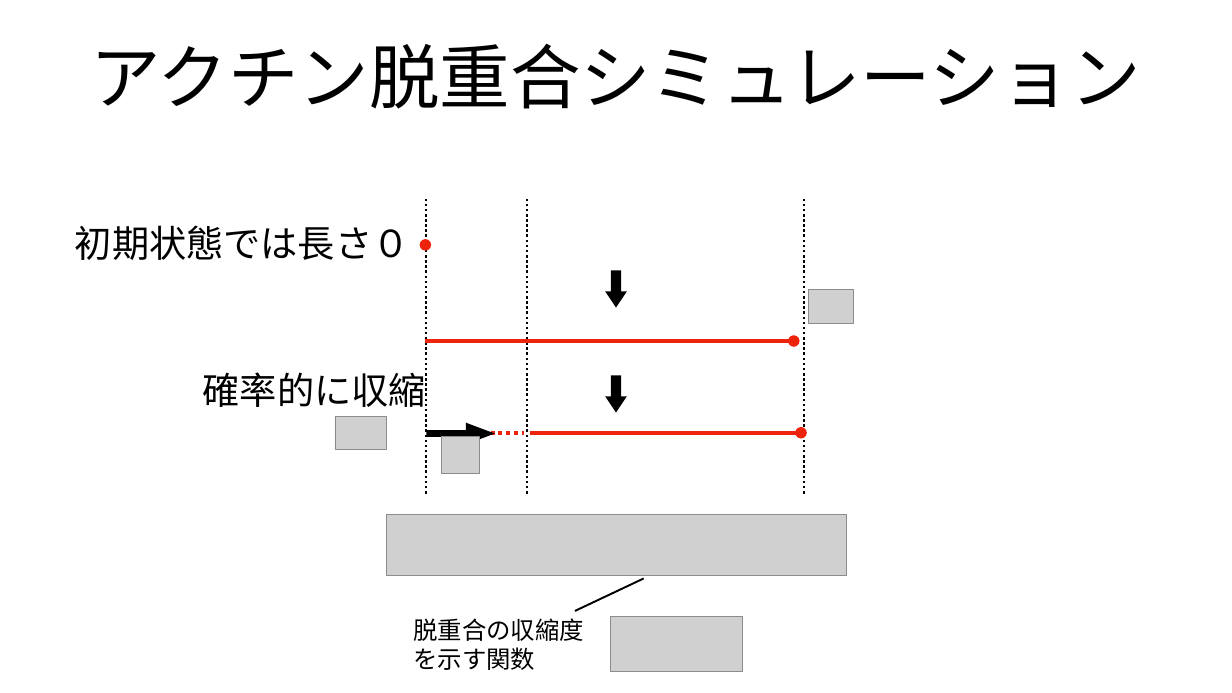
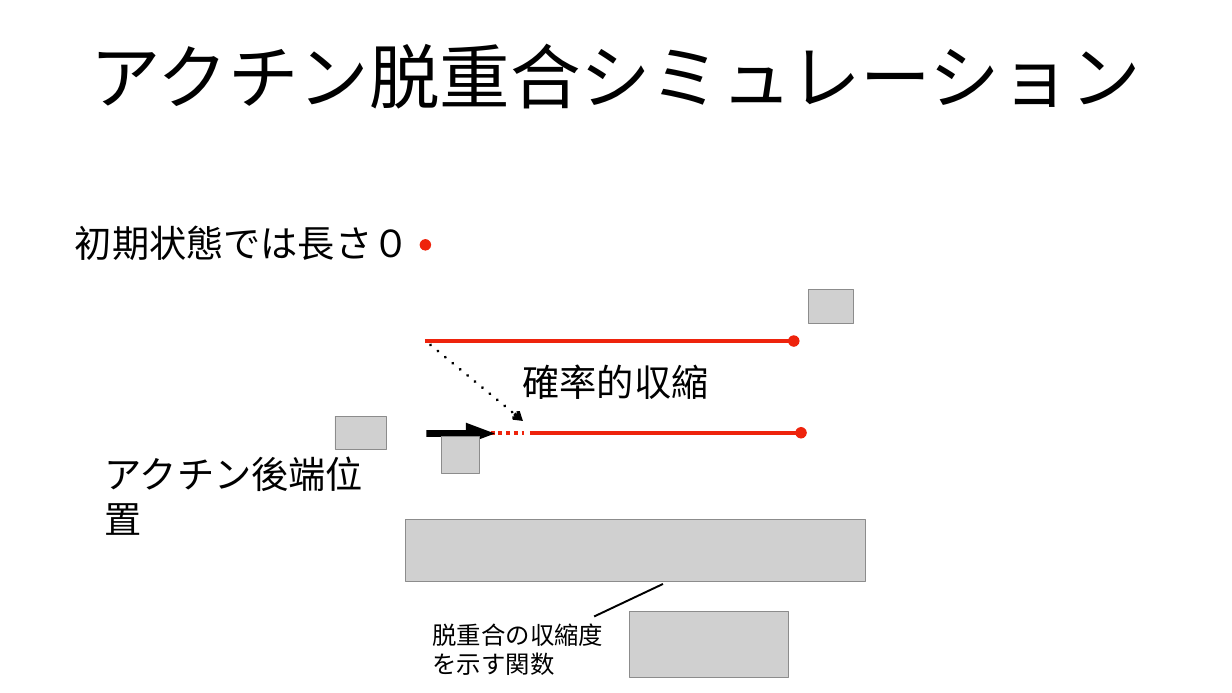
Before and after one commit to tokumaga81/ackera, a slide deck: slide 17 of tokunaga_mp.pptx. Drawn at 1232x693 pixels with LibreOffice and Linux fonts; fonts in the diff are those of the drawing; grey boxes stand for pictures. Boxes give left, top, right and bottom in pixels: in the first picture for what was removed or moved away, otherwise in the second. Text is boxed around its words. In the diff, an @@ line names an element or a change of style, - is before the commit and + after.

```diff
--- a/tokunaga_mp.pptx
+++ b/tokunaga_mp.pptx
@@ line removed from (426, 493) to (426, 198) @@
@@ line removed from (527, 493) to (527, 198) @@
@@ line removed from (804, 493) to (804, 198) @@
@@ right arrow removed at bbox=[605, 270, 627, 307] @@
@@ arrow added from (431, 345) to (523, 421), #000000 5 pt @@
@@ text at bbox=[523, 364, 709, 399]: text changed @@
-確率的に収縮
+確率的収縮
@@ right arrow removed at bbox=[605, 375, 627, 412] @@
@@ text added at bbox=[105, 456, 363, 535], 58 pt, text #000000 @@
+アクチン後端位置
@@ 1 picture, 1 text, 1 freeform shape: place and size @@
-1 picture, 1 text, 1 freeform shape at bbox=[386, 514, 846, 670]
+1 picture, 1 text, 1 freeform shape at bbox=[405, 520, 865, 675]
@@ picture: place and size @@
-picture at bbox=[610, 616, 742, 671]
+picture at bbox=[630, 611, 788, 677]
```
Also in this commit, not shown: 18 other slides changed, 2 other files.
